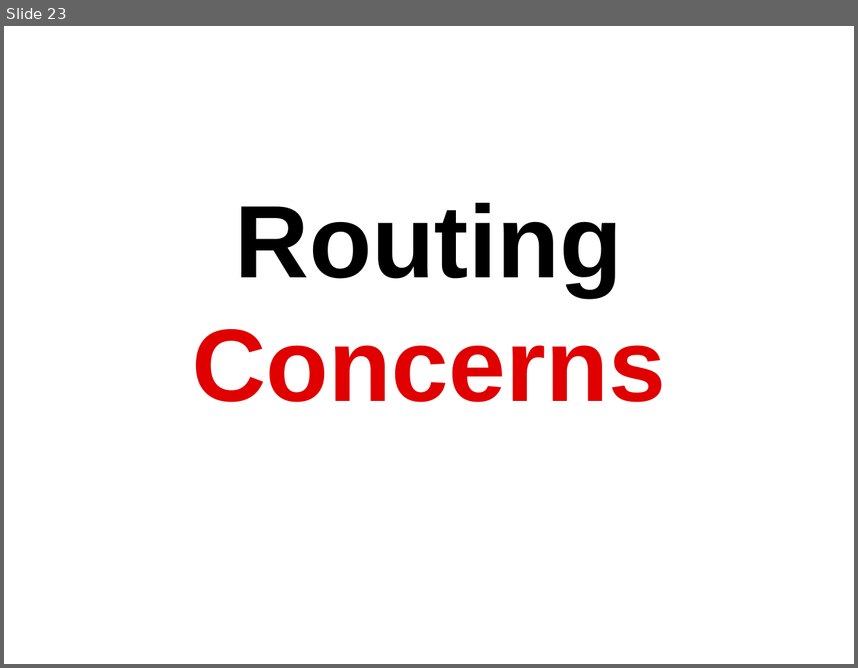
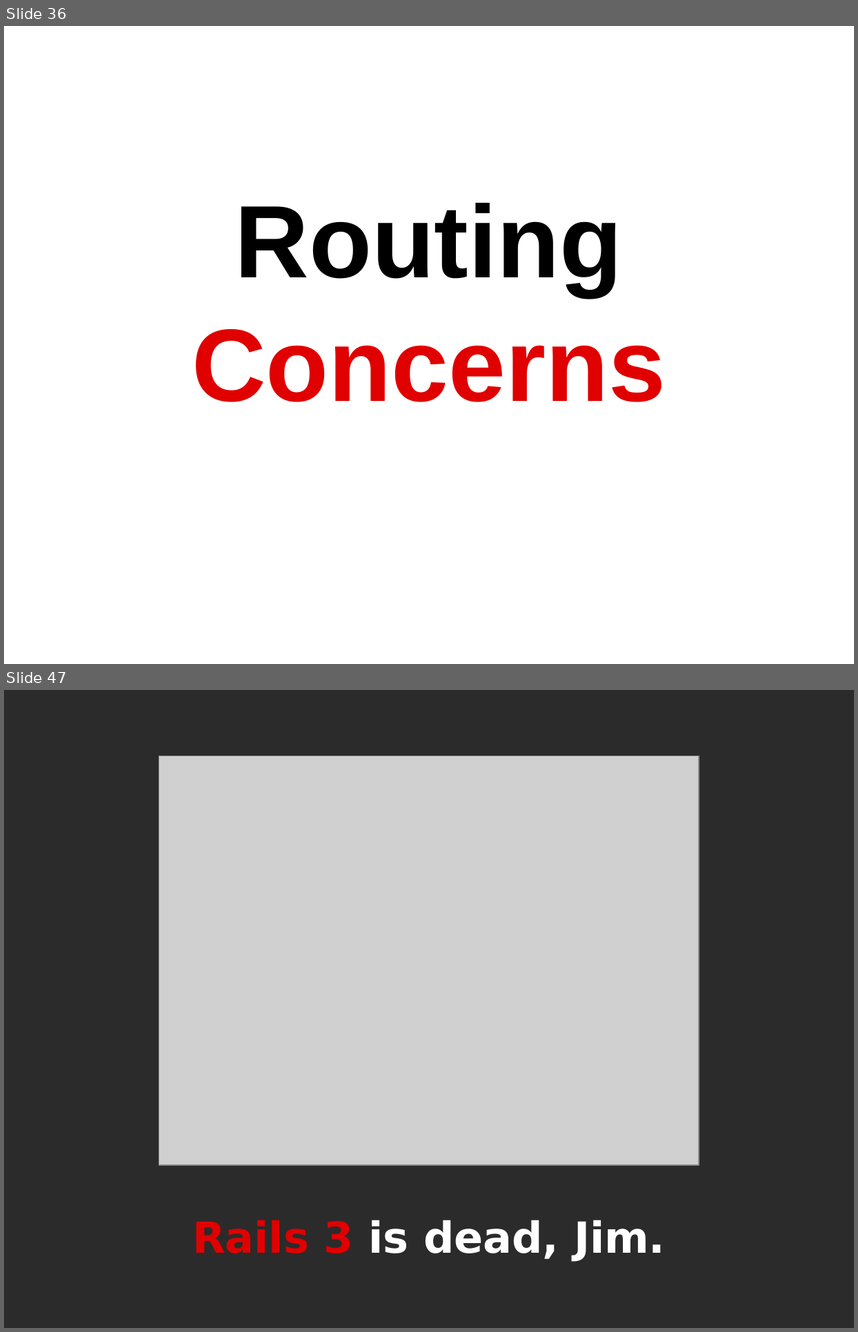
Before and after one commit to b4mboo/slides, a slide deck: rails/rails_4.odp. Shown one above the other, each under a label of ours: slide 23 before the commit, slides 36 and 47 after it; the slides between them are not shown. The pictures are 858x668 and 858x1332 pixels, drawn with LibreOffice and Linux fonts; fonts in the diff are those of the drawing; grey boxes stand for pictures; background and template pictures are left out; a plain dark background stands for a picture behind light text. Boxes give left, top, right and bottom in pixels: in the first picture for what was removed or moved away, otherwise in the second. Text is boxed around its words. In the diff, an @@ line names an element or a change of style, - is before the commit and + after.

Commit message:
Finalize presentation on Rails 4.

```diff
--- a/rails/rails_4.odp
+++ b/rails/rails_4.odp
@@ slide 47 added at <box>4,690,854,1328</box>, background picture (left out) @@
@@ picture added at <box>159,756,699,1165</box> @@
@@ text added at <box>192,1220,665,1261</box>, 40 pt, text #FFFFFF, bold @@
+Rails 3 is dead, Jim.
@@ what was slide 23 is now slide 36 @@
```
Also in this commit, not shown: 3 slides changed, 25 other slides added, 4 slides removed, 3 other files.
